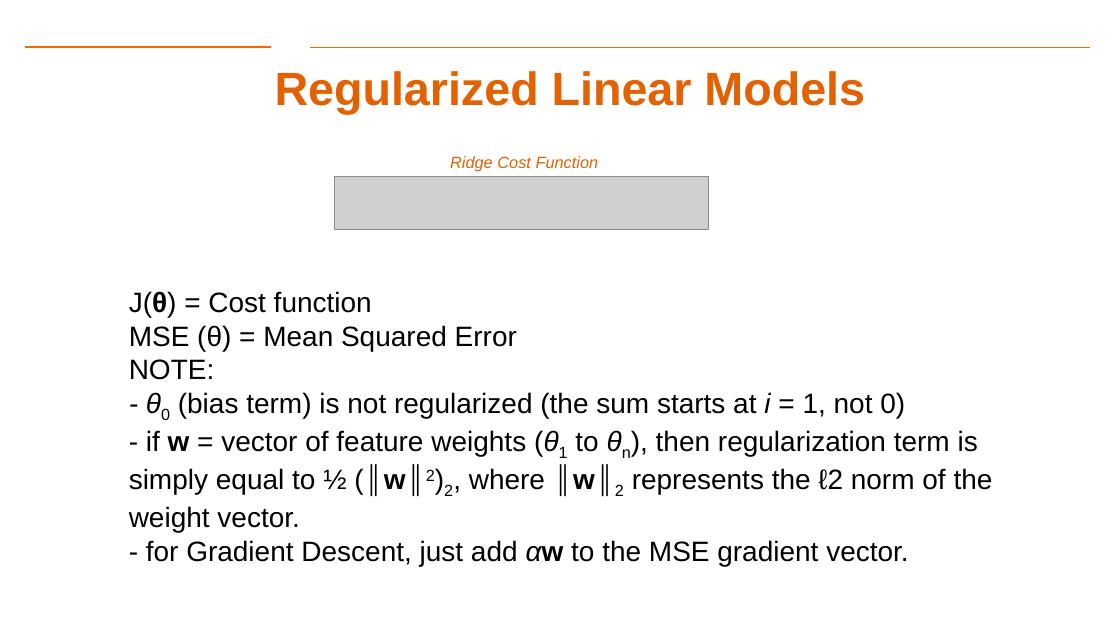
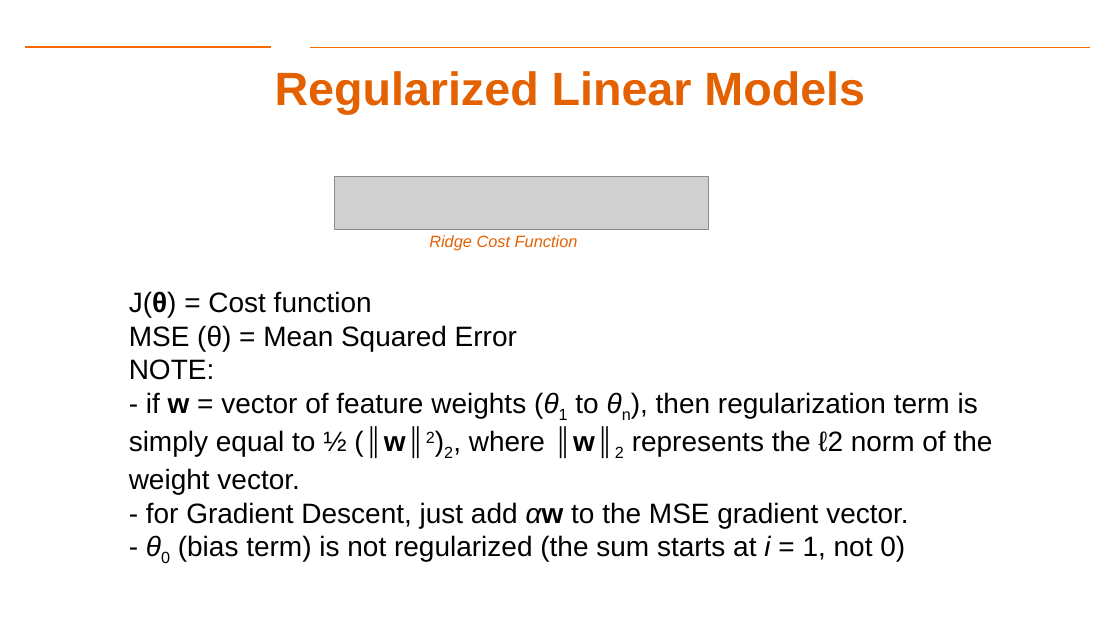
Before and after one commit to aiforsec/RIT-DSCI-633-FDS, a slide deck: slide 13 of Syllabus/Lecture05/Lec05.pptx (slide 9 before the commit). Drawn at 1120x630 pixels with LibreOffice and Linux fonts; fonts in the diff are those of the drawing; grey boxes stand for pictures; background and template pictures are left out. Boxes give left, top, right and bottom in pixels: in the first picture for what was removed or moved away, otherwise in the second. Text is boxed around its words. In the diff, an @@ line names an element or a change of style, - is before the commit and + after.

```diff
--- a/Syllabus/Lecture05/Lec05.pptx
+++ b/Syllabus/Lecture05/Lec05.pptx
@@ text "Ridge Cost Function": place and size @@
-text "Ridge Cost Function" at [450, 156, 599, 172]
+text "Ridge Cost Function" at [429, 235, 578, 250]
@@ text at [178, 392, 905, 418]: paragraph removed @@
-- θ0 (bias term) is not regularized (the sum starts at i = 1, not 0)
@@ text at [178, 535, 905, 562]: paragraph added @@
+- θ0 (bias term) is not regularized (the sum starts at i = 1, not 0)
```
Also in this commit, not shown: 8 other slides changed, 5 slides added, 1 slide removed.
